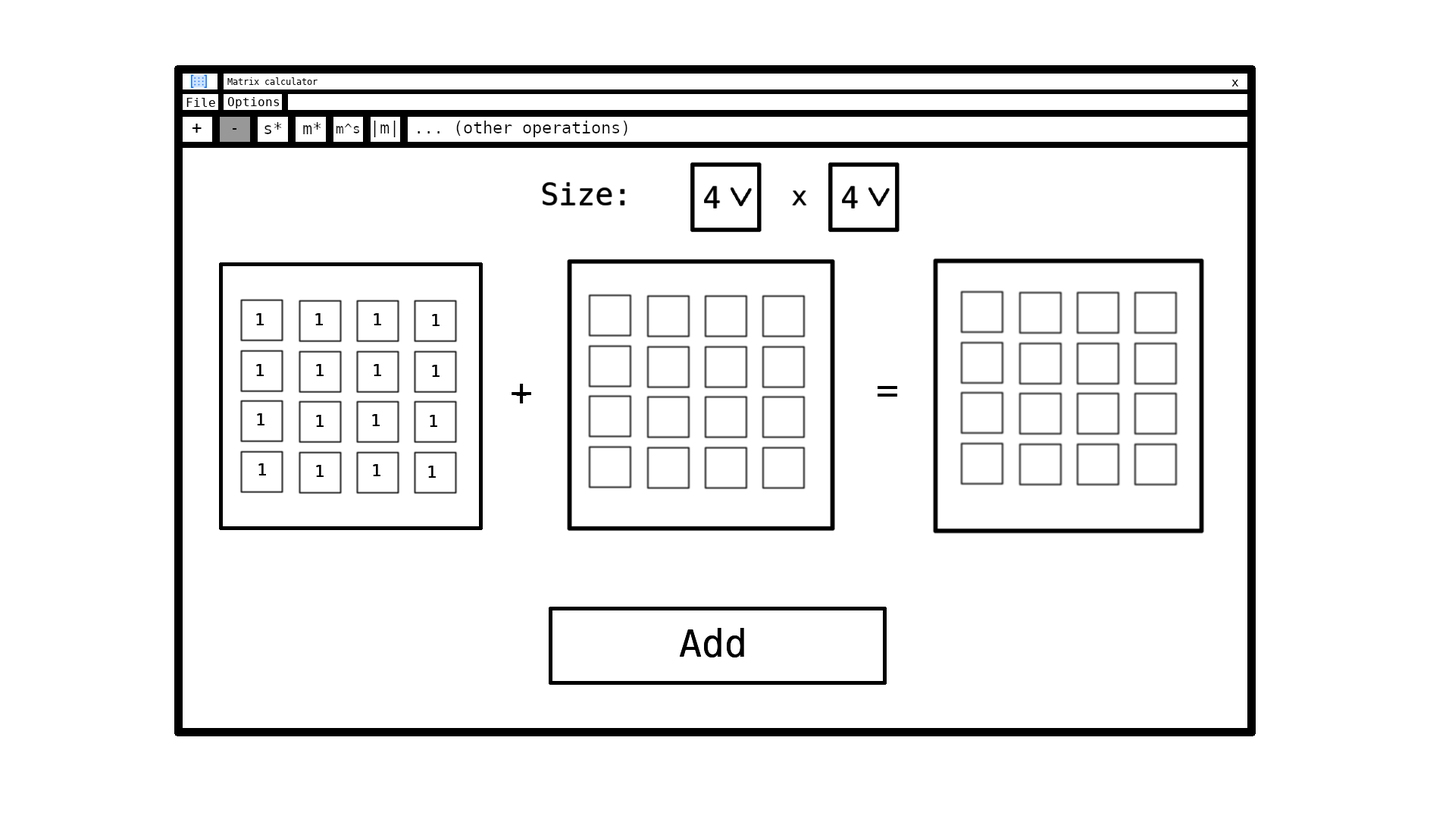
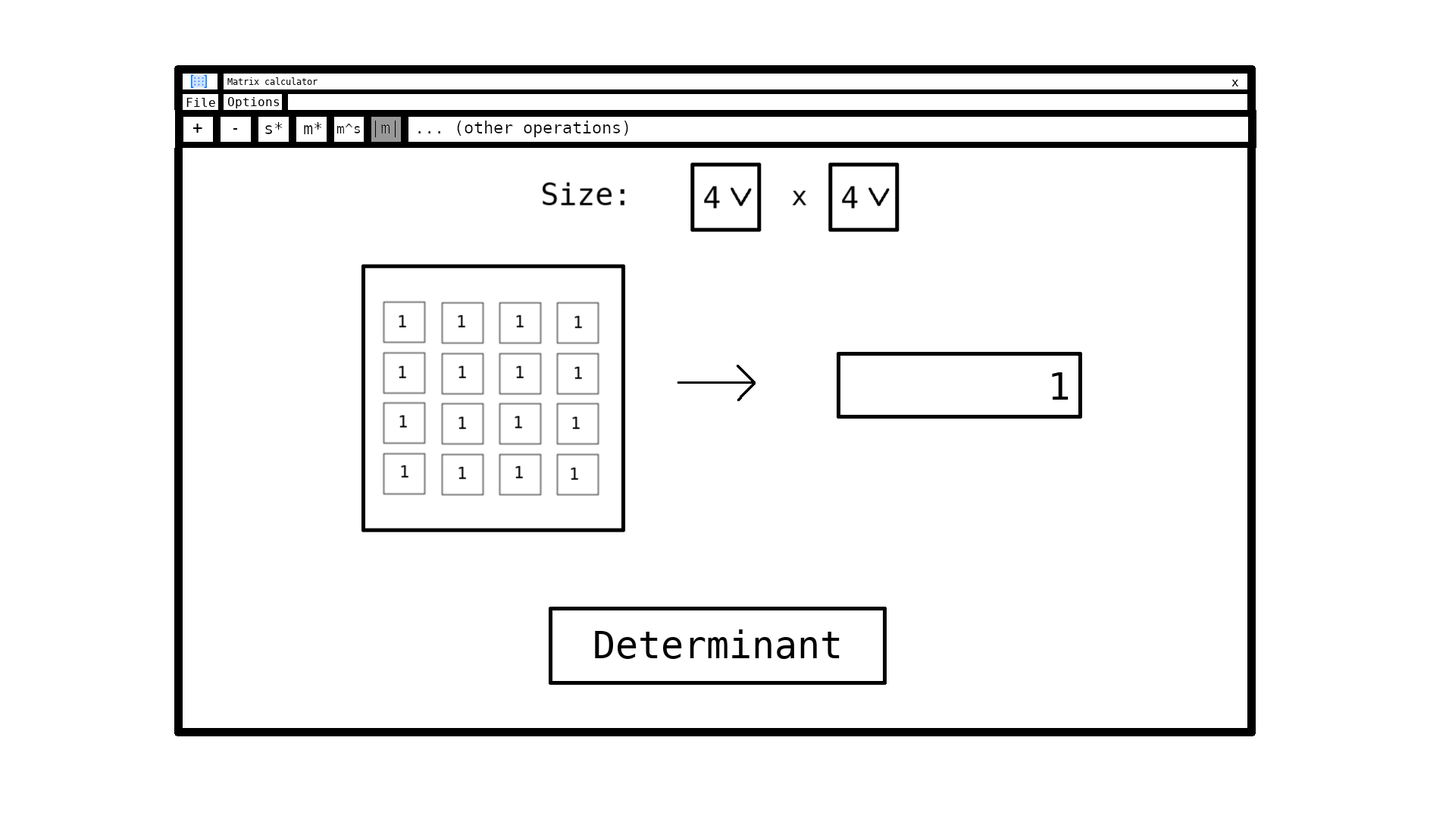
Two versions of the same layered image (1455x819). Layer-by-layer changes:
added group "Det" with 2 layers in group "Operations" over (174, 109, 1257, 659)
added layer "Det_toolbar" in group "Det" over (174, 109, 1257, 148)
added layer "det_,main" in group "Det" over (360, 162, 1083, 659)
hid group "Minus" (2 layers) over (174, 109, 1257, 659)
painted on "minus_,main" over (679, 627, 745, 658)
painted on "Minus_toolbar" over (629, 629, 806, 659)
hid group "Plus" (2 layers) over (174, 109, 1257, 659)
